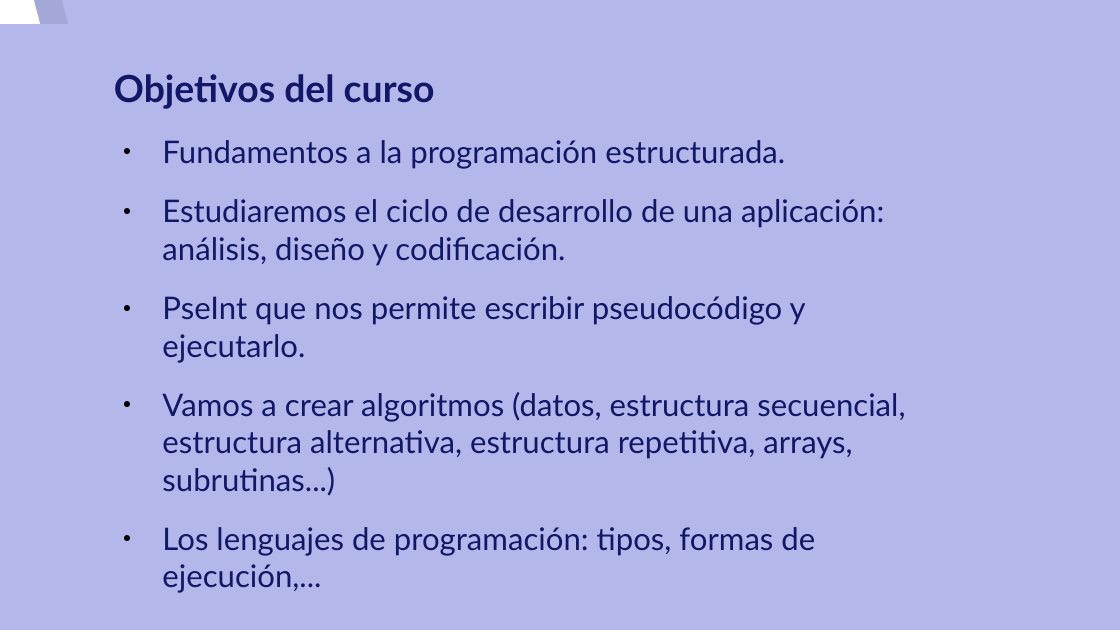
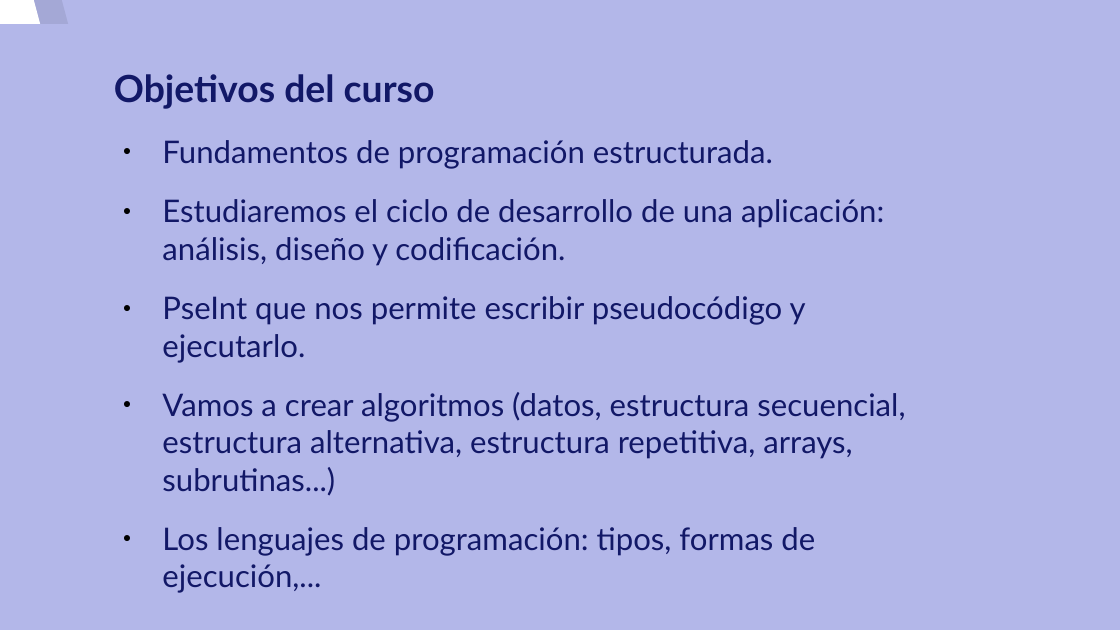
Before and after one commit to josedom24/curso_programacion, a slide deck: slide 3 of curso/u0/u0.odp. Drawn at 1120x630 pixels with LibreOffice and Linux fonts; fonts in the diff are those of the drawing. Boxes give left, top, right and bottom in pixels: in the first picture for what was removed or moved away, otherwise in the second. Text is boxed around its words. In the diff, an @@ line names an element or a change of style, - is before the commit and + after.

```diff
--- a/curso/u0/u0.odp
+++ b/curso/u0/u0.odp
@@ text at <box>162,140,773,169</box>: text changed @@
-● Fundamentos a la programación estructurada.
+● Fundamentos de programación estructurada.
```
Also in this commit, not shown: 1 other file.
